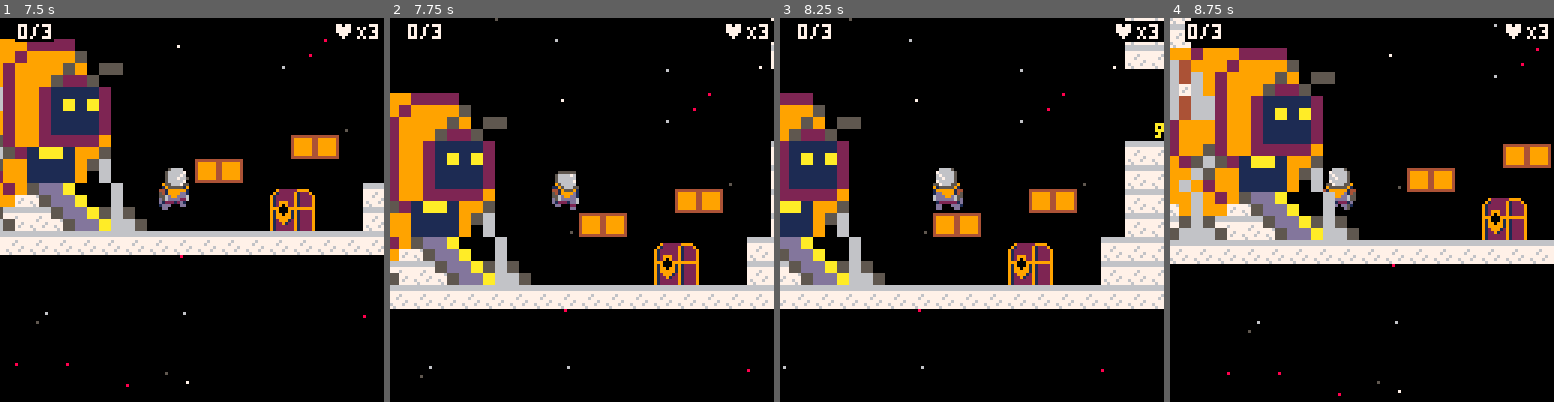
Above: before the commit, frames 1-4 (left to right).
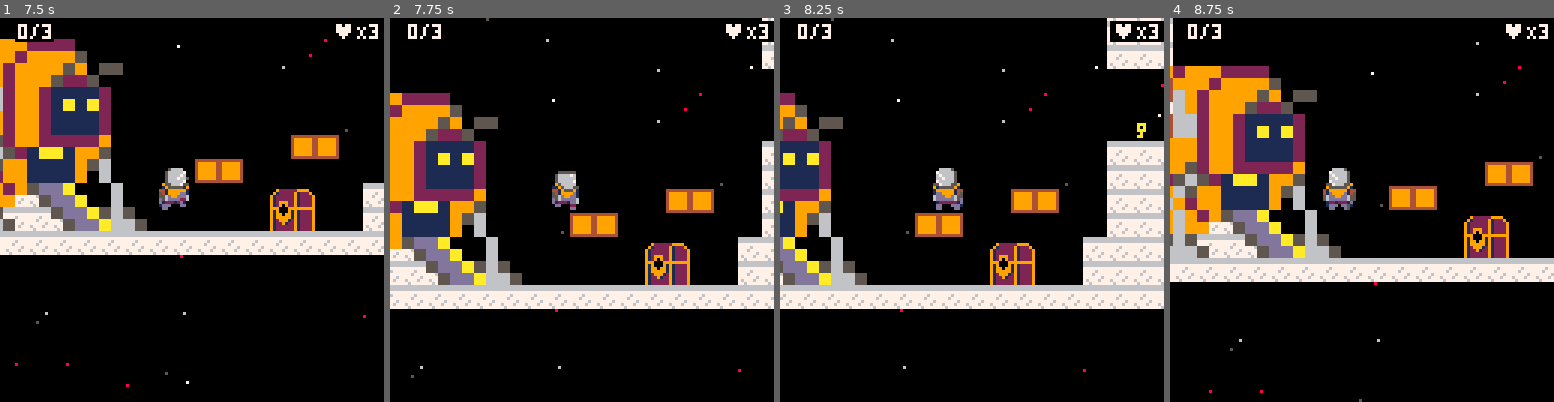
Above: after the commit, the same moments.

Repository: FrederikHR/GDB
Game: PICO-8 cartridge OW/ow.p8
Same seed, same stepped clock (60 frames per second), same inputs: the game is played once before the commit and once after it.
Inputs:
- Up to frame 1 (7.5 s): tap X (X key) at 0.33, 1.07, 1.85, 2.97, 4.08, 5.2, 6.32, 7.43 s; tap O (Z key) at 0.7, 1.7, 2.1, 2.5, 2.9, 3.3, 3.7, 4.1, 4.5, 4.9, 5.3, 5.7, 6.1, 6.5, 6.9, 7.3 s; hold Right 1.6-2.1 s; hold Up 2.15-2.42 s; hold Right 2.47-3.03 s; hold Left 3.08-3.58 s; hold Right 4.02-4.68 s; hold Up 4.73-5.03 s; hold Left 5.08-5.68 s; hold Right 6.08-6.58 s; hold Right 6.63-7.13 s; hold Up 7.18-7.45 s
- Up to frame 2 (7.75 s): hold Right from 7.5 s (still down); tap O (Z key) at 7.7 s
- Up to frame 3 (8.25 s): release Right at 8.07 s; tap O (Z key) at 8.1 s; hold Left from 8.12 s (still down)
- Up to frame 4 (8.75 s): tap O (Z key) at 8.5 s; tap X (X key) at 8.55 s; release Left at 8.62 s

Frame 1 is identical in both runs. In frame 2, 11% of the frame differs, in the area x 0-100%, y 0-94%; in frame 3, 14%; in frame 4, 31%, in the area x 0-100%, y 0-100%.

Commit message:
starting spring

Diff:
--- a/OW/ow.p8
+++ b/OW/ow.p8
@@ -698,7 +698,7 @@
 
 function move_astronaut()
 	if (launchproc()) return
-	if a.friction or a.fall then
+	if a.friction then
 		a.dx*=0.85
 	else
 		--non-slidy
@@ -707,22 +707,14 @@
 	a.dy+=a_gravity
 
 	if btn(⬅️) and not(btn(➡️)) then
-	 if not a.fall then
-	 	a.dx-=a.acc
-	 else
-	 	a.dx-=a.acc/3
-	 end
+	 a.dx-=a.acc
 	 a.flp=true
 	 if not a.fall and not a.jump then
 		 a.play="walk"
 	 end
 
 	elseif btn(➡️) and not(btn(⬅️)) then
-		if not a.fall then
-	 	a.dx+=a.acc
-	 else
-	 	a.dx+=a.acc/3
-	 end
+		a.dx+=a.acc
 		a.flp=false
 		if not a.fall and not a.jump then
 			a.play="walk"
@@ -757,6 +749,9 @@
 		end
 	end
 
+	if collide_map(a, "right", 7) then
+		 a.x-=30
+	end
 	--enemies
 	collide_enemies()
 
@@ -912,14 +907,6 @@
 			a.items+=1
 		end
 	end
-end
-
---======spring=======
-
-spring={cx=12,cy=12,sprung=false}
-
-function update_spring()
-
 end
 
 --======blocks=======
@@ -1107,12 +1094,12 @@
 4434444355556555555565550912999229122229333333bbb335543bbbb333330500500000000000409999040000000029992992111120000000000000000000
 5434444355555555555555550912909229122229333333bbb334444bbb3333300050050000000000444444440000000029992992111120000000000000000000
 0000000044444444444444440999000999999999333333bb00444440bb33333b0000000000000000000000000000000029952992222290000000000000000000
-00000000444444444444444409190009191222293333b3b000444440bb33333b004000000000000000000000000000009256521aa19950000000000000000000
-00aaa00044344444444455440919909919122229333b3bb000555550bbb3333b0094505000000000000000000000000099659911119560000000000000000000
-00a0a00043444443444455440919999919122229333b3bb000444440bbb33b330094050500000000000000000000000096929911119060000000000000000000
-00aaa00044444434444444440912999129122229333b3bb0004444400bb33bb3009405050000000000000000000000009969295dda0006000000000000000000
-000a00004444444445544444091229122912222933333b00004444400bb333330094505000000000000000000000000009699005dda006000000000000000000
-00aa0000434444444554454409122222291222290303b00000444440000bb30000400000000000000000000000000000056500005dda56500000000000000000
+00000000444444444444444409190009191222293333b3b000444440bb33333b004000000000000400000000000000009256521aa19950000000000000000000
+00aaa00044344444444455440919909919122229333b3bb000555550bbb3333b0094505000000009000000000000000099659911119560000000000000000000
+00a0a00043444443444455440919999919122229333b3bb000444440bbb33b330094050500000009000000000000000096929911119060000000000000000000
+00aaa00044444434444444440912999129122229333b3bb0004444400bb33bb3009405050000000900000000000000009969295dda0006000000000000000000
+000a00004444444445544444091229122912222933333b00004444400bb333330094505000000009000000000000000009699005dda006000000000000000000
+00aa0000434444444554454409122222291222290303b00000444440000bb30000400000000000040000000000000000056500005dda56500000000000000000
 00000000344444444444444409122222291222290003b000005555500000b000000000000000000000000000000000005666500005dda6650000000000000000
 b4b4b4b4b4b4b4b4b4b4b4b4b4b4b4b4b4b4b4b4b4b4b4b4b4b4b4b4b4b4b4b4b4b4b4b4b4b4b4b4b4b4b4b4b4b4b4b4b4b4b4b4b4b4b4b4b4b4b4b4b4b4b4b4
 b4b4b4b4b4b4b4b4b4b4b4b4b4b4b4b4b4b4b4b4b4b4b4b4b4b4b4b4b4b4b4b4b4b4b4b4b4b4b4b4b4b4b4b4b4b4b4b4b4b4b4b4b4b4b4b4b4b4b4b4b4b4b4b4
@@ -1161,21 +1148,21 @@
 17171717170606000000006700000000670000000000670000000000000000006700000000006700000000000000000000000000000000000000000000000000
 b4740000000000000000000000000000000000000000000000000000000000000000000000000000000000000000000000000000000000000000000000000074
 27272727170606060000006700000085670000000085670085750000000075006700000085006700008575008506060675000000000000000000000000000000
-b4740000000000000000000000000000000000000000000000000000000000000000000000000000000000000000000000000000000000000000000000000074
+b4740000000000000000000000000000000000000000000000000000000000000000000000000000000000000000000000000000000000000000000000008774
 27272727171717170606060606060606060606060606060606060000000606060606060606060606060606060606060606060606060606060606060606060606
-b4740000000000000000000000000000000000000000000000000000000000000000000000000000000000000000000000000000000000000000000000000074
+b4740000000000000000000000000000000000000000000000000000000000000000000000000000000000000000000000000000000000000000d5d5d5d5d574
 27272717171717171706171717170617171706060617171706060000000606060606170606171706060606061706060606060606060606171717171706171706
 b4740000000000000000000000000000000000747474d50000000000000000000000000000000000000000000000000000000000000000000000000000000074
 27171717171717171717172717171717171717171717171706060000000606171717171717171717170617171717060606061717171717171717171717171706
-b4740000000000000000000000000000000000747474d4d500000000000000000000000000000000000000000000000000000000000000000000000000000074
+b4740000000000000000000000000000000000747474d4d5000000000000000000000000000000000000000000000000d5d5d5d5d5d5d5000000000000000074
 17171717171717171717172727271717171717171717171706060000000617171717171717171717171717171717171717171717171717171717171717171706
-b47474747400000000000000000000a5a50000747474c5c4d500000000000000000000000000000000d500000000000000000000000000000000000000000074
+b47474747400000000000000000000a5a50000747474c5c4d5000000000000000000000000d5d5d5d5d5d5d5d5d5000000000000000000000000000000000074
 27272727272727271717171717271717171717172727272727060000000627272717171717271717171717171717171717271717171717271717272727272727
 b474747474740000000000a5a5000000000000747474c5c5b5d50000000000000000000000000000000000000000000000000000000000000000000000000074
 27272727272727272727272727272727272727272727272727060000000627272717171727172727172727171717271727272727272717171717172727272727
-b4747474747400000000000000003646000074747474c5c5b5b5d5000000000000b5c40000b5c400000000000000000000000000000000000000000000000074
+b4747474747400000000000000003646000074747474c5c5b5b5d5000000000000b5c40000000000000000000000000000000000000000000000000000000074
 27272727272727272727272727272727272727272727272727060000000627272727272727271717171717171727272727272727171717172727272727272727
-b4747474747400000000000000003747000074747474c5d4c5d4b5d5d5d5d5d5b5d4d4e4e4b5c5e4e4e4e4e4e4e4e4e4e4e4e4e4e4e4e4e4e4e4e4e4e4e4e474
+b4747474747400000000000000003747000074747474c5d4c5d4b5d5d5d5d5d5b5d4d4e4e4e4e4e4e4e4e4e4e4e4e4e4e4e4e4e4e4e4e4e4e4e4e4e4e4e4e474
 27272727272727272727272727272727272727272727272727060000000627272727272727272727272727272727272727272727272727272727272727272727
 b4747474747474747474747474747474747474747474747474747474747474747474747474747474747474747474747474747474747474747474747474747474
 
